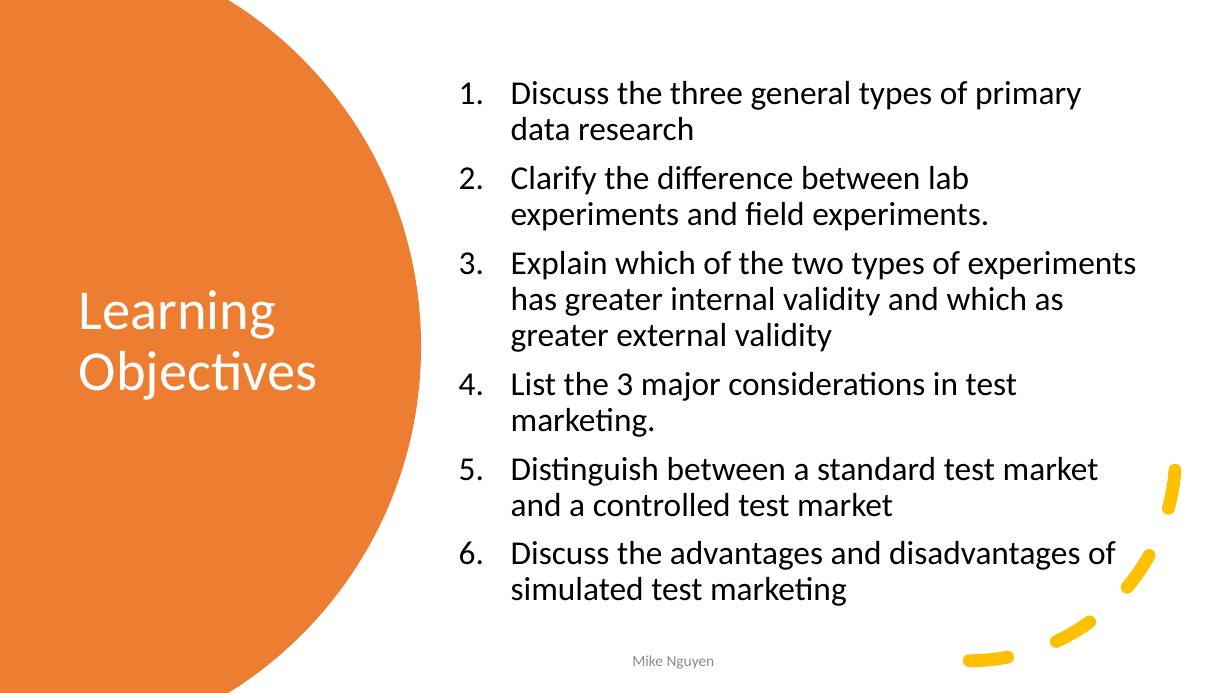
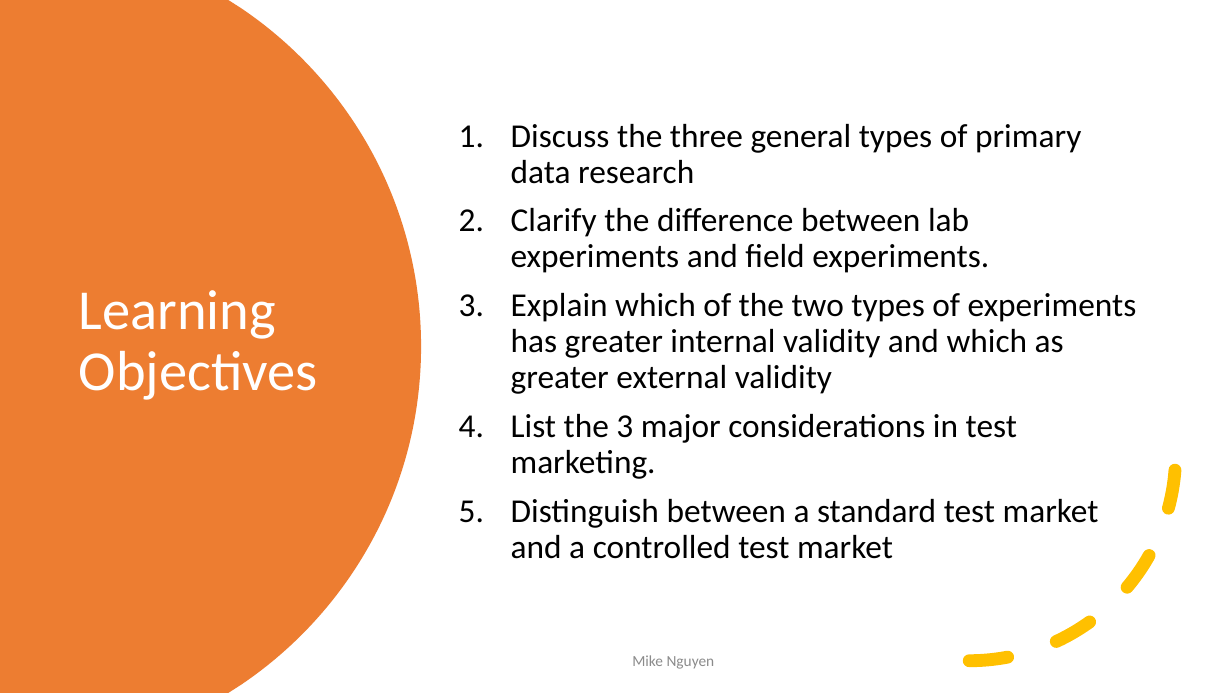
Before and after one commit to mikenguyen13/mar4050_S22, a slide deck: slide 16 of lectures/4/1_External Secondary Data_Causal Research.pptx (slide 17 before the commit). Drawn at 1232x693 pixels with LibreOffice and Linux fonts; fonts in the diff are those of the drawing. Boxes give left, top, right and bottom in pixels: in the first picture for what was removed or moved away, otherwise in the second. Text is boxed around its words. In the diff, an @@ line names an element or a change of style, - is before the commit and + after.

```diff
--- a/lectures/4/1_External Secondary Data_Causal Research.pptx
+++ b/lectures/4/1_External Secondary Data_Causal Research.pptx
@@ text at (x1=511, y1=541, x2=1116, y2=606): paragraph removed @@
-6. Discuss the advantages and disadvantages of simulated test marketing
```
Also in this commit, not shown: 5 other slides changed, 1 slide removed.
